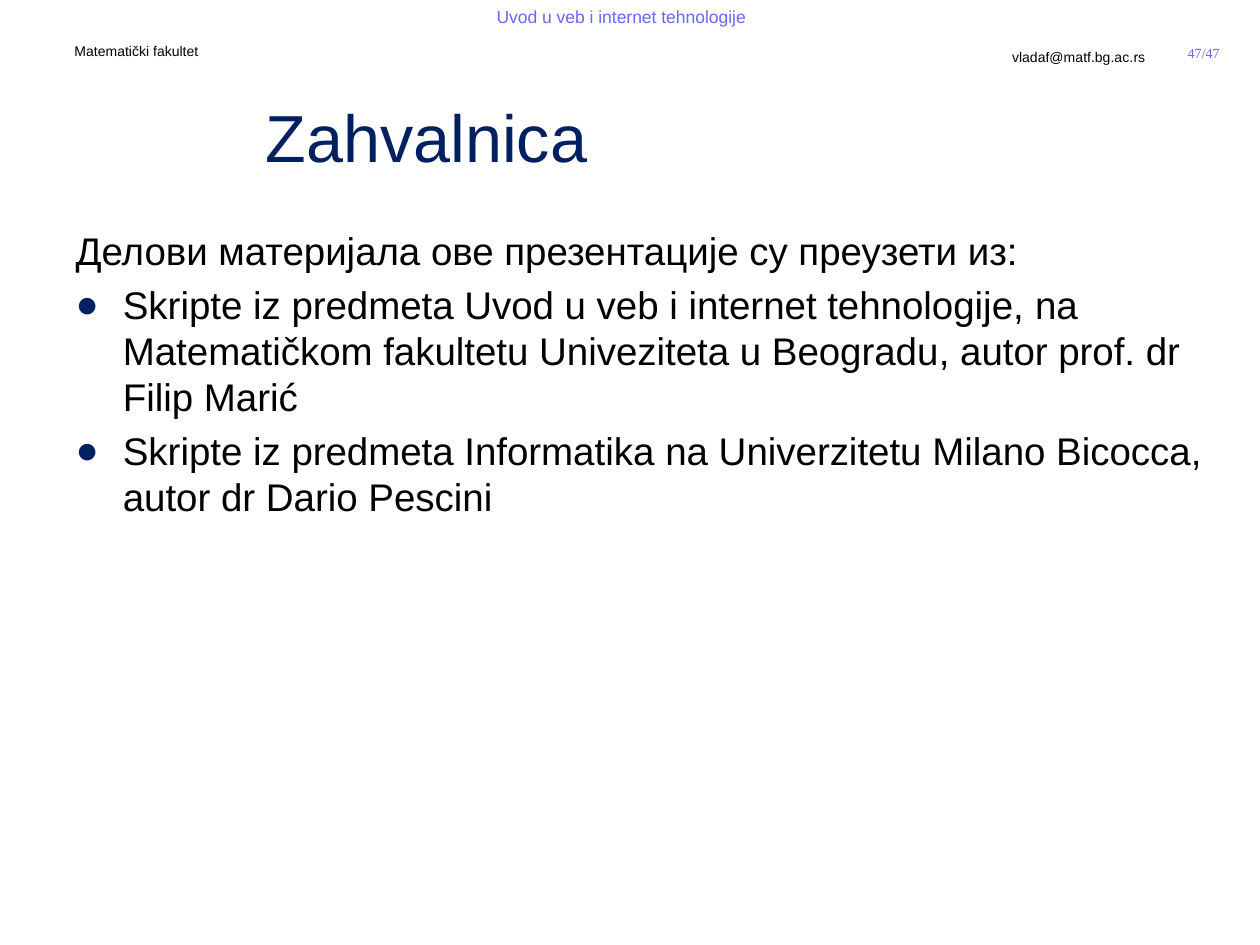
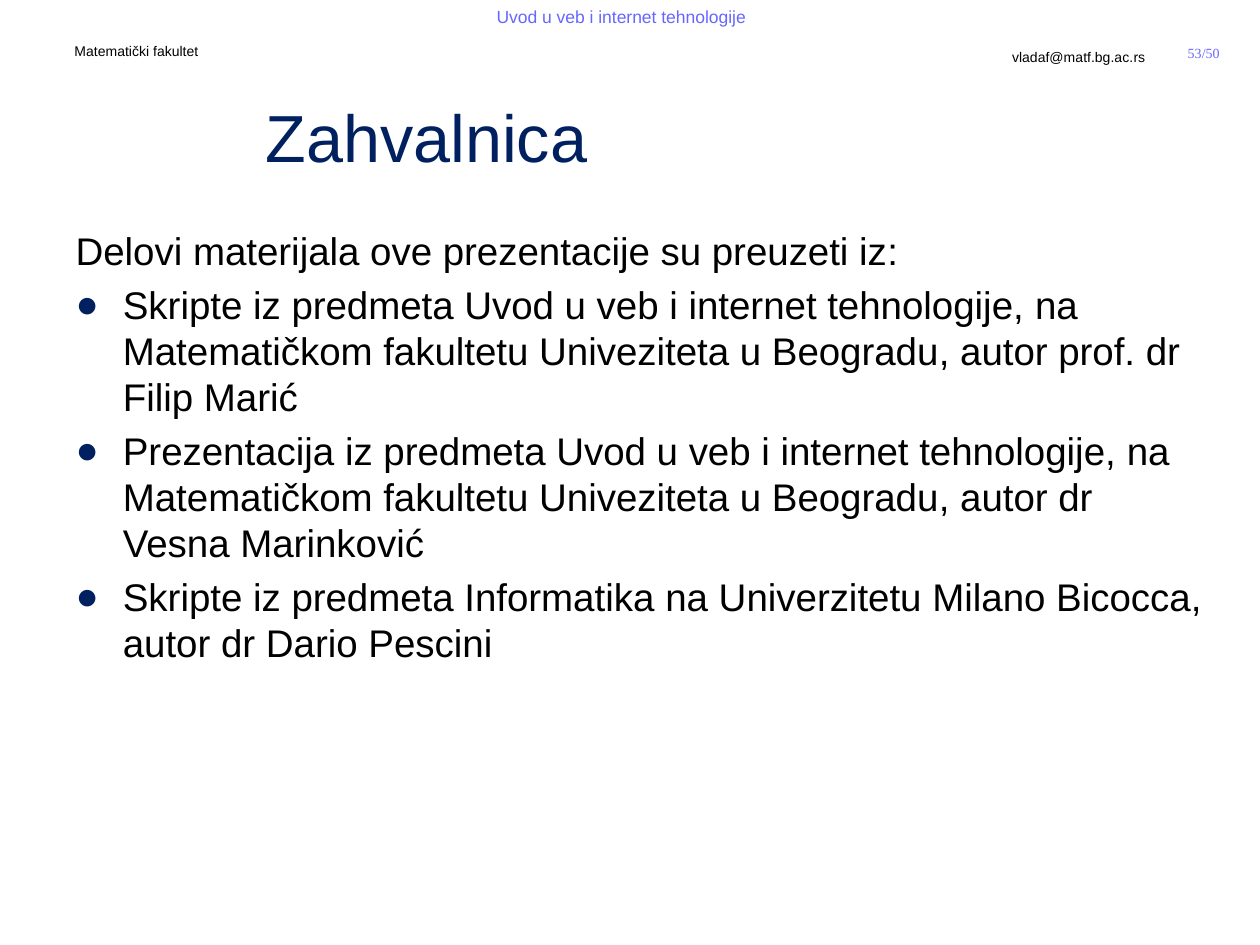
Before and after one commit to MatfUVIT/info, a slide deck: slide 53 of predavanja/prezentacije/UVIT01-01-Uvod u racunarske mreze.pptx (slide 47 before the commit). Drawn at 1260x945 pixels with LibreOffice and Linux fonts; fonts in the diff are those of the drawing; background and template pictures are left out. Boxes give left, top, right and bottom in pixels: in the first picture for what was removed or moved away, otherwise in the second. Text is boxed around its words. In the diff, an @@ line names an element or a change of style, - is before the commit and + after.

```diff
--- a/predavanja/prezentacije/UVIT01-01-Uvod u racunarske mreze.pptx
+++ b/predavanja/prezentacije/UVIT01-01-Uvod u racunarske mreze.pptx
@@ page number at (1188, 49, 1220, 58): text changed @@
-47/47
+53/50
@@ text at (76, 237, 898, 272): text changed @@
-Делови материјала ове презентације су преузети из:
+Delovi materijala ove prezentacije su preuzeti iz:
@@ text at (123, 437, 1170, 558): paragraph added @@
+● Prezentacija iz predmeta Uvod u veb i internet tehnologije, na Matematičkom fakultetu Univeziteta u Beogradu, autor dr Vesna Marinković
```
Also in this commit, not shown: 26 other slides changed, 7 slides added, 1 slide removed, 4 other files.
